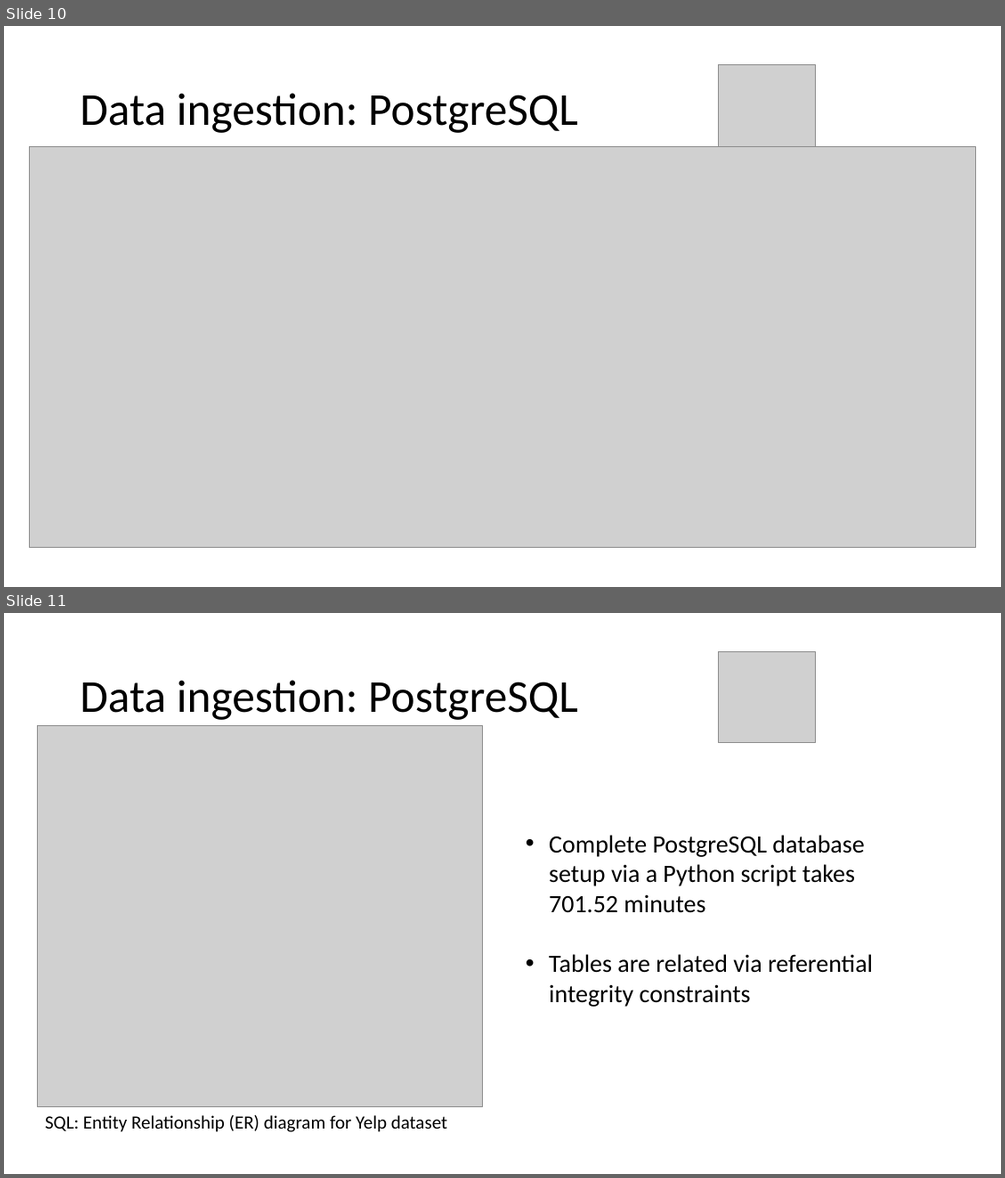
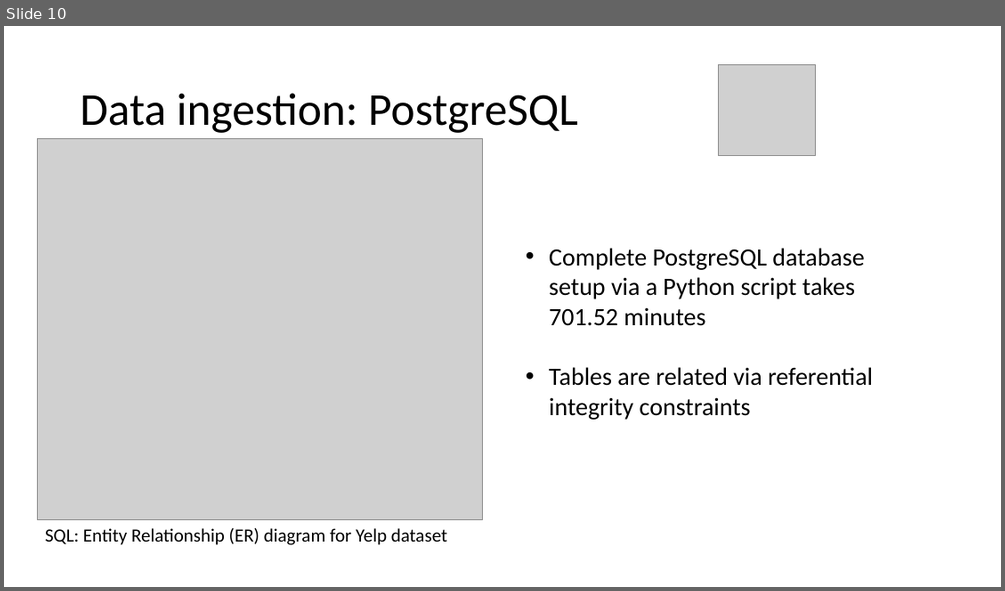
Before and after one commit to stepan-o/lift, a slide deck: presentations/Yelp_dataset_results.pptx. Shown one above the other, each under a label of ours: slides 10 and 11 before the commit, slide 10 after it. The pictures are 1005x1178 and 1005x591 pixels, drawn with LibreOffice and Linux fonts; fonts in the diff are those of the drawing; grey boxes stand for pictures. Boxes give left, top, right and bottom in pixels: in the first picture for what was removed or moved away, otherwise in the second. Text is boxed around its words. In the diff, an @@ line names an element or a change of style, - is before the commit and + after.

```diff
--- a/presentations/Yelp_dataset_results.pptx
+++ b/presentations/Yelp_dataset_results.pptx
@@ slide 10 removed at [4,26,1001,587], background #FFFFFF @@
@@ picture removed at [718,65,816,155] @@
@@ title removed at [80,93,578,133] @@
-Data ingestion: PostgreSQL
@@ picture removed at [30,146,975,548] @@
@@ what was slide 11 is now slide 10 @@
```
Also in this commit, not shown: 1 slide changed, 14 slides added.
